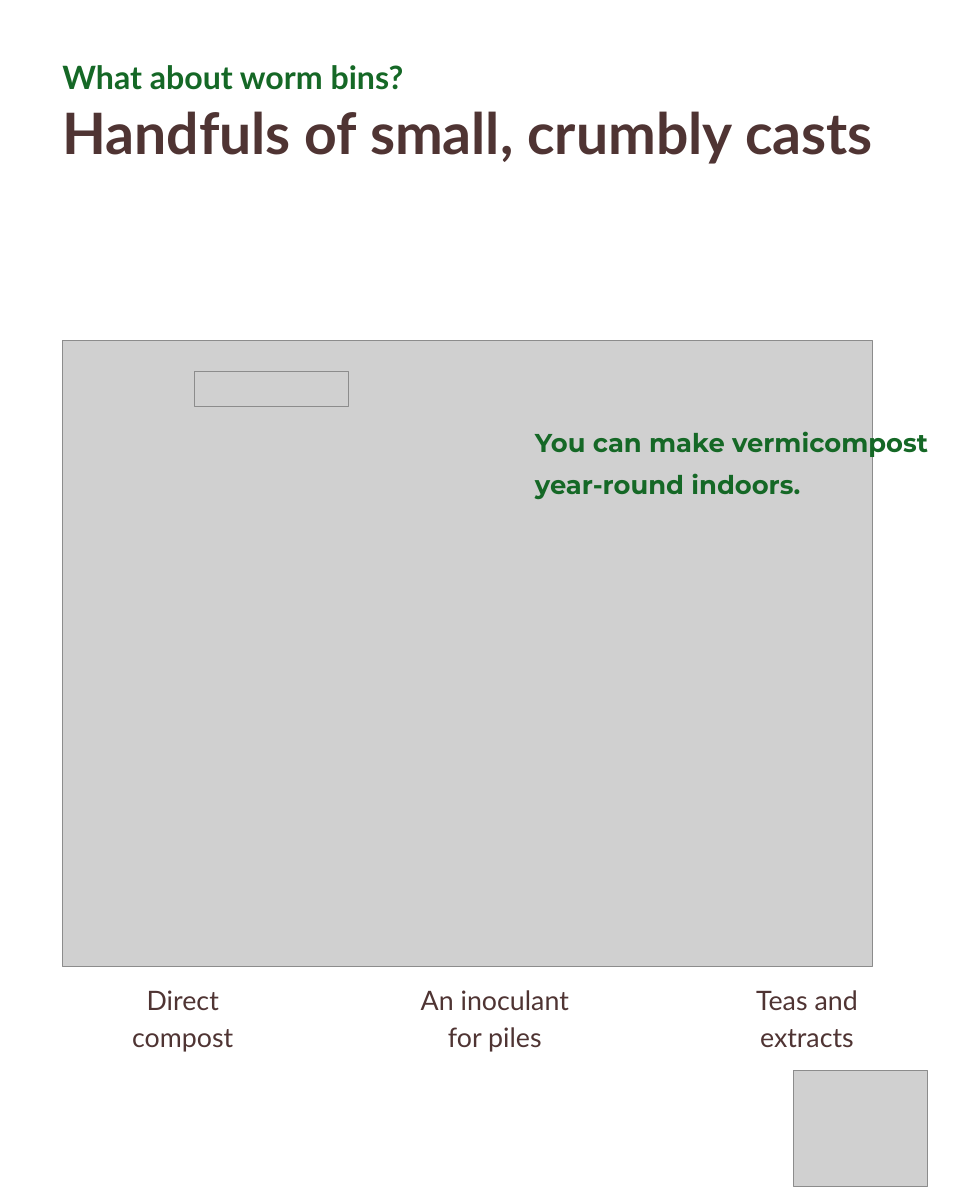
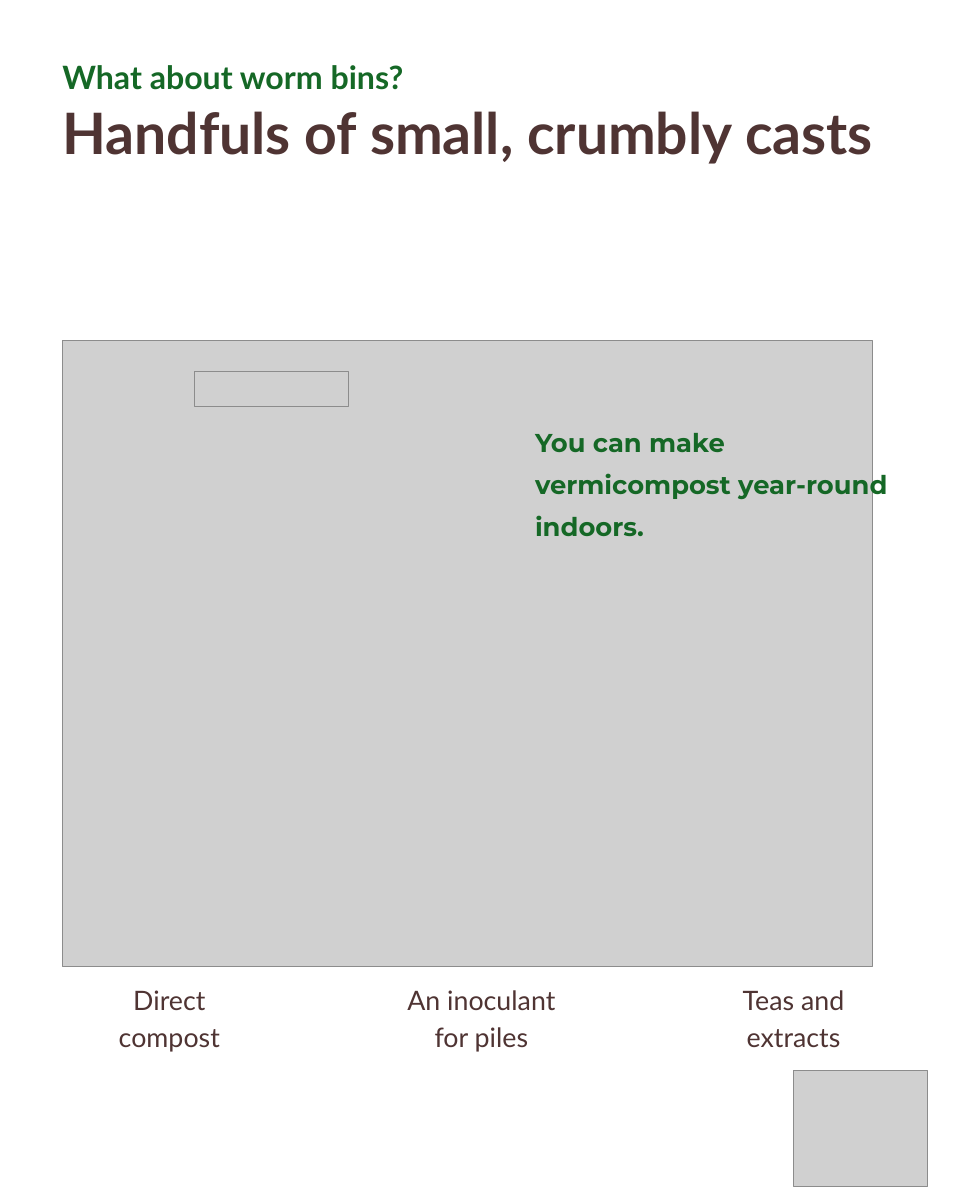
Before and after one commit to linneamoritznyc/final-SFWsite-Linnea, a slide deck: slide 4 of social/earthworm-day-2026-10-21/21-10-2026-wed-ig-earthworm-jar.pptx. Drawn at 963x1204 pixels with LibreOffice and Linux fonts; fonts in the diff are those of the drawing; grey boxes stand for pictures. Boxes give left, top, right and bottom in pixels: in the first picture for what was removed or moved away, otherwise in the second. Text is boxed around its words. In the diff, an @@ line names an element or a change of style, - is before the commit and + after.

```diff
--- a/social/earthworm-day-2026-10-21/21-10-2026-wed-ig-earthworm-jar.pptx
+++ b/social/earthworm-day-2026-10-21/21-10-2026-wed-ig-earthworm-jar.pptx
@@ text at <box>535,433,887,536</box>: text changed @@
-You can make vermicompost year-round indoors.
+You can make
+vermicompost year-round
+indoors.
@@ text "Direct": place and size @@
-text "Direct" at <box>132,990,233,1052</box>
+text "Direct" at <box>119,990,220,1052</box>
@@ text "An inoculant": place and size @@
-text "An inoculant" at <box>421,990,569,1052</box>
+text "An inoculant" at <box>407,990,555,1052</box>
@@ text "Teas and": place and size @@
-text "Teas and" at <box>756,990,858,1048</box>
+text "Teas and" at <box>743,990,844,1047</box>
```
Also in this commit, not shown: 6 other slides changed, 2 other files.
